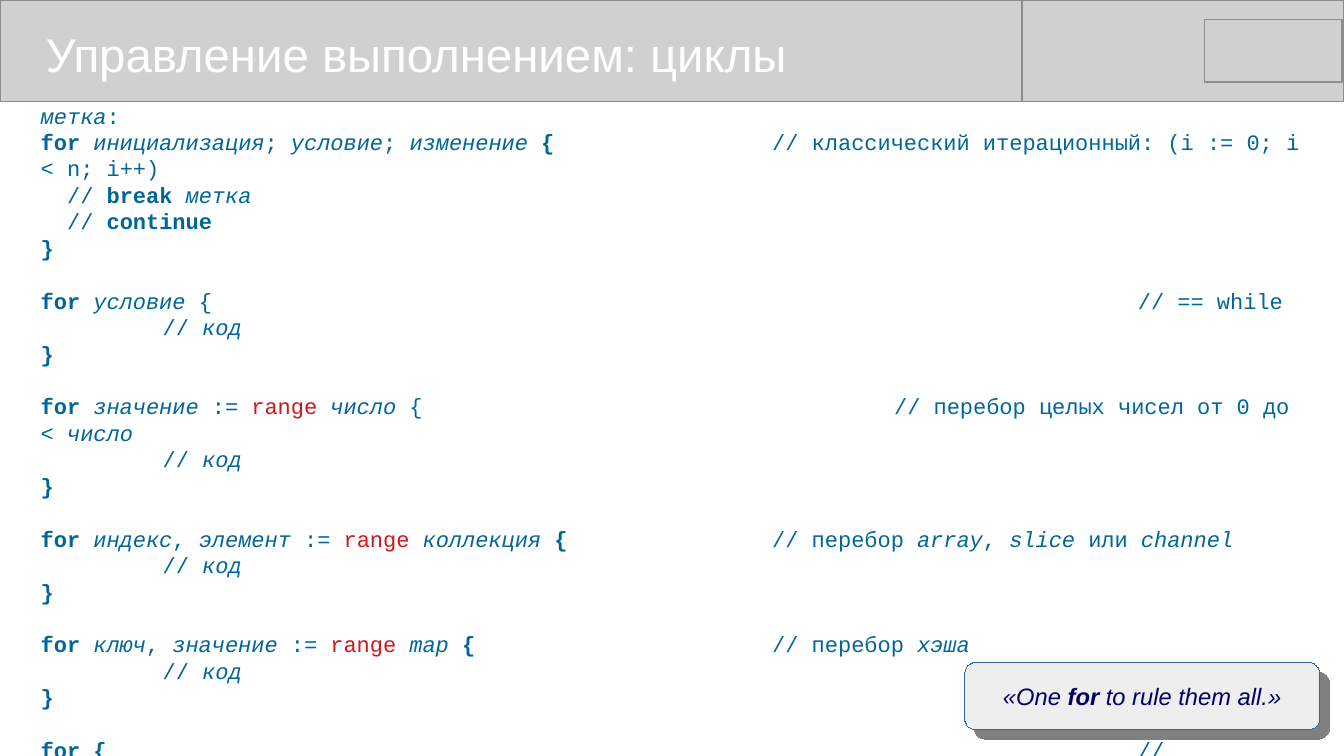
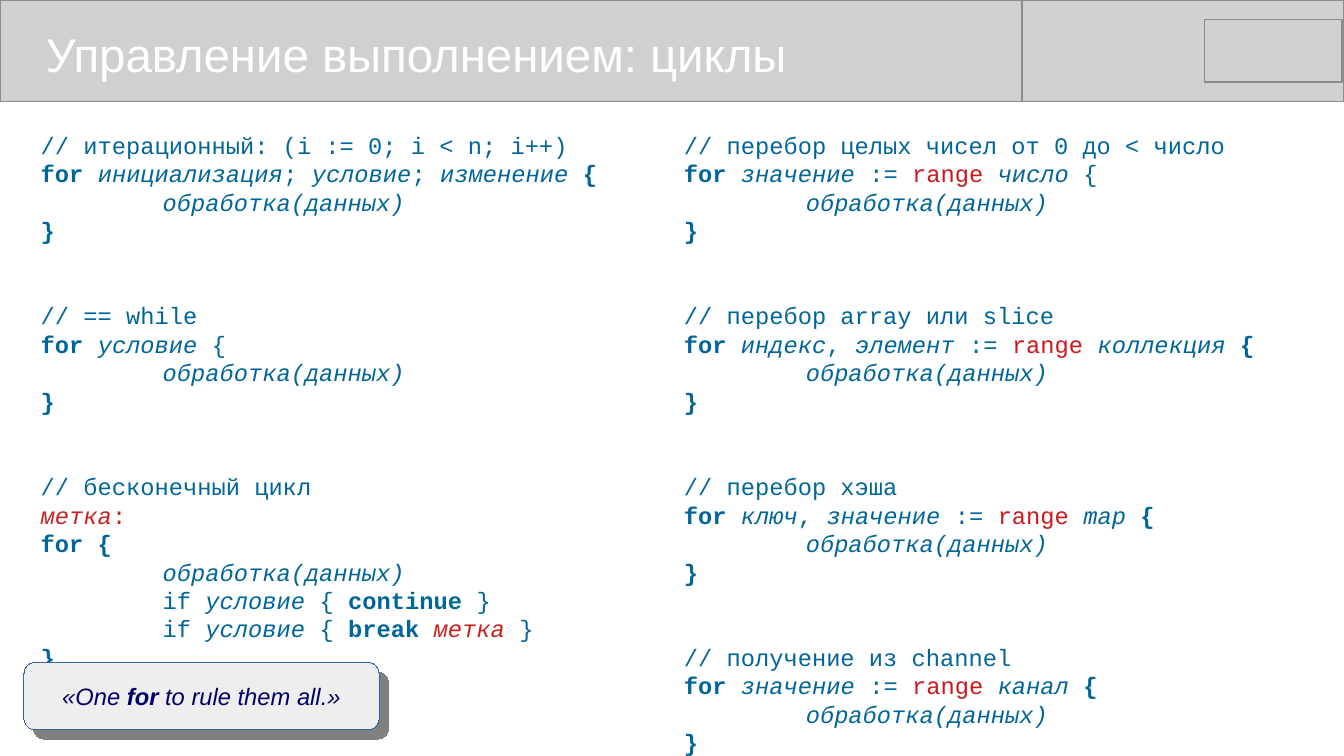
Before and after one commit to mike-shock/Go_language, a slide deck: slide 17 of Go_Review.odp. Drawn at 1344x756 pixels with LibreOffice and Linux fonts; fonts in the diff are those of the drawing; grey boxes stand for pictures. Boxes give left, top, right and bottom in pixels: in the first picture for what was removed or moved away, otherwise in the second. Text is boxed around its words. In the diff, an @@ line names an element or a change of style, - is before the commit and + after.

```diff
--- a/Go_Review.odp
+++ b/Go_Review.odp
@@ text "// перебор целых чисел от ...": place and size @@
-text "// перебор целых чисел от ..." at [41, 112, 1299, 706]
+text "// перебор целых чисел от ..." at [684, 136, 1226, 728]
@@ text "// перебор целых чисел от ..." at [684, 136, 1226, 728]: size 13 to 14 pt in "}", "}", "}", "}" @@
@@ text added at [41, 136, 568, 642], 14 pt, text #006699, italic @@
+// итерационный: (i := 0; i < n; i++)
+for инициализация; условие; изменение {
+обработка(данных)
+}
+// == while
+for условие {
+обработка(данных)
+}
+// бесконечный цикл
+метка:
+for {
+обработка(данных)
+if условие { continue }
+if условие { break метка }
+}
@@ text at [684, 136, 1225, 216]: text changed; size 13 to 14 pt @@
-метка:
-for инициализация; условие; изменение { // классический итерационный: (i := 0; i < n; i++)
-// break метка
-// continue
+// перебор целых чисел от 0 до < число
+for значение := range число {
+обработка(данных)
@@ text at [684, 307, 1226, 386]: text changed; size 13 to 14 pt; italic on @@
-for условие { // == while
-// код
+// перебор array или slice
+for индекс, элемент := range коллекция {
+обработка(данных)
@@ text at [684, 478, 1126, 557]: text changed; size 13 to 14 pt; italic on @@
-for значение := range число { // перебор целых чисел от 0 до < число
-// код
+// перебор хэша
+for ключ, значение := range map {
+обработка(данных)
@@ text at [41, 637, 1109, 706]: paragraphs removed @@
-for ключ, значение := range map { // перебор хэша
-// код
-}
-for { // бесконечный цикл
-// код
-}
@@ text at [684, 649, 1069, 728]: text changed; size 13 to 14 pt; italic off @@
-for индекс, элемент := range коллекция { // перебор array, slice или channel
-// код
+// получение из channel
+for значение := range канал {
+обработка(данных)
@@ rounded rectangle "«One for to rule them ...": place and size @@
-rounded rectangle "«One for to rule them ..." at [965, 662, 1320, 729]
+rounded rectangle "«One for to rule them ..." at [24, 662, 379, 729]
```
Also in this commit, not shown: 12 other slides changed, 1 slide added.
